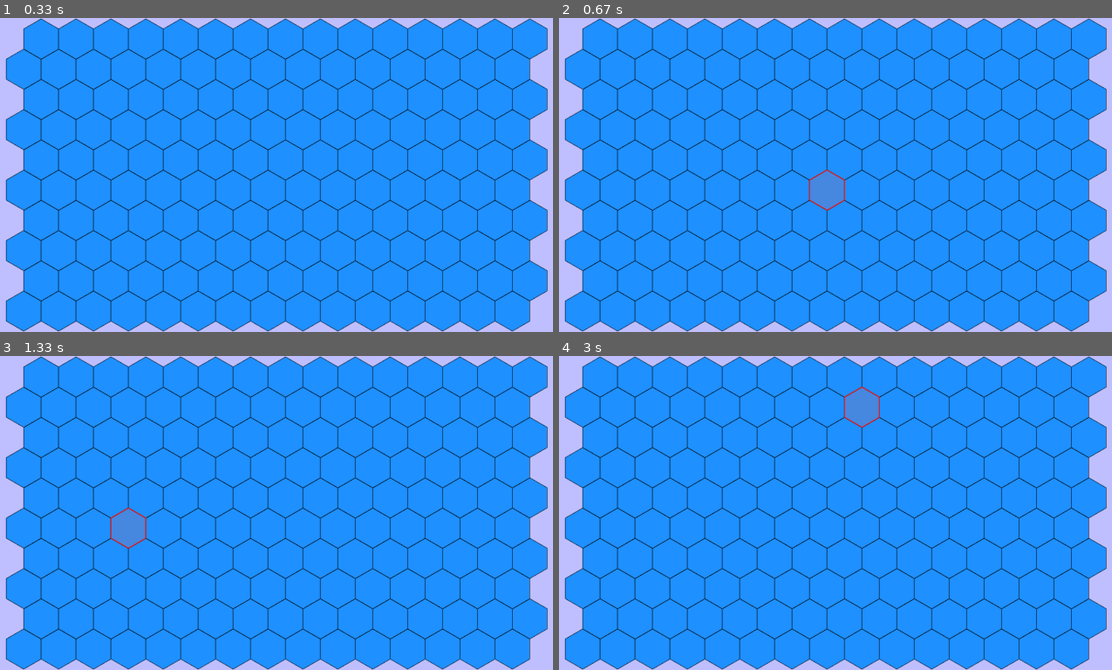
Above: before the commit, frames 1-4 (two rows, left to right).
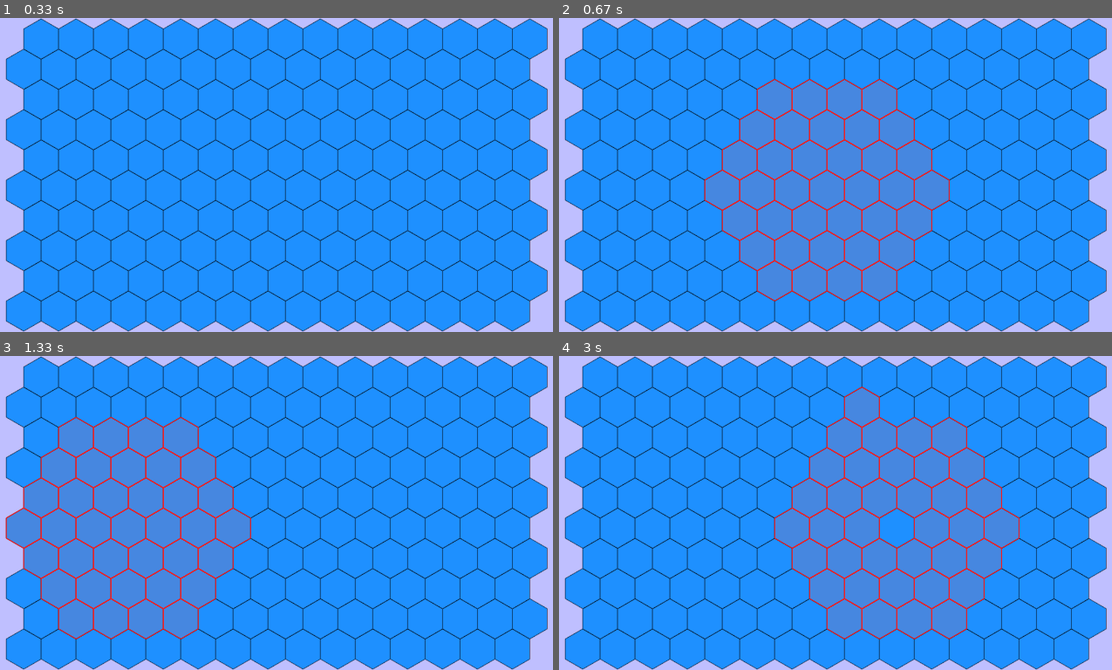
Above: after the commit, the same moments.

Repository: ManuelMayoLado/Game_Strategy_Concept_Pygame_OpenGL
Game: pygame game, started from main.py
The game is run twice, just before and just after one commit, with the same random seed, the same clock (stepped at 60 frames per second) and the same inputs. The source is Python 2; it was converted automatically to run under Python 3.
Inputs (mouse positions are in pixels of both pictures, inside the frame that each line leads up to):
- Up to frame 1 (0.33 s): no input
- Up to frame 2 (0.67 s): click (835, 175) at 0.38 s
- Up to frame 3 (1.33 s): hold Right 0.67-1.13 s; click (453, 503) at 0.75 s; hold Up from 1.17 s (still down); click (143, 516) at 1.25 s
- Up to frame 4 (3 s): release Up at 1.47 s; hold Right 1.5-1.97 s; click (664, 465) at 1.58 s; hold Left 2-2.53 s; click (918, 403) at 2.08 s; hold Down 2.57-2.87 s; click (901, 541) at 2.65 s; hold Left from 2.9 s (still down); click (846, 406) at 2.98 s

Frame 1 is identical in both runs. In frame 2, 22% of the frame differs, in the area x 26-71%, y 19-91%; in frame 3, 22%; in frame 4, 22%, in the area x 38-84%, y 19-91%.

Commit message:
vicinhas

Diff:
--- a/main.py
+++ b/main.py
@@ -66,6 +66,8 @@
 #------------------------------------------------------------------------
 
 _ON = True
+
+presionadas = []
 
 def main():
 
@@ -79,6 +81,7 @@
     global MARCO_VERTICAL
     global pos_camara
     global manter_letra
+    global presionadas
 
     #Variables 3
 
@@ -213,6 +216,9 @@
 
         #EVENTOS
 
+        for x, y, z in presionadas:
+            debuxar_hex_con_pxpy(radio,centro0,n_hex_fila,n_hex_columna, *columna_fila_a_pixeles(radio, centro0, *xyz_a_columna_fila(x, y, z)))
+
         for evento in pygame.event.get():
 
             #MOUSE
@@ -220,6 +226,7 @@
                 if evento.button == 1:
                     if pos_mouse_gl and hex_mouse_deb:
                         print hex_mouse_deb
+                        presionadas[:] = vicinhas(*list(hex_mouse_deb[1][x] for x in 'XYZ') + [3])
                 if evento.button == 4:
                     if not ANCHO_PANTALLA_GL == ANCHO_FASE/2:
                         ANCHO_PANTALLA_GL -= ZOOM
--- a/modulos/funcions.py
+++ b/modulos/funcions.py
@@ -145,6 +145,30 @@
     elif m == dz:
         rz = -rx - ry
     return rx, ry, rz
+
+def contador():
+    a = 0
+    while True:
+        yield a
+        a += 1
+
+def vicinhas(x, y, z, n=1):
+    return ((x + dx, y + dy, z - dx - dy)
+            for dx in xrange(-n, n+1)
+            for dy in xrange(max(-n, -dx-n), min(n, -dx + n) + 1)
+            if (dx, dy) != (0, 0))
+
+#    for dx in xrange(-n, n+1):
+#        for dy in xrange(max(-n, -dx-n), min(n, -dx + n) + 1):
+#            dz = -dx-dy
+#            if (dx, dy, dz) != (0, 0, 0):
+#                yield x + dx, y + dy, z + dz
+
+#    for dx in xrange(-n, n+1):
+#        for dy in xrange(-n, n+1):
+#            for dz in xrange(-n, n+1):
+#                if dx + dy + dz == 0:
+#                    yield x + dx, y + dy, z + dz
 
 def debuxar_grella(radio, centro0, columnas, filas, tamanho_letra, numeros=False, px=None, py=None):
     for fila in xrange(filas):
